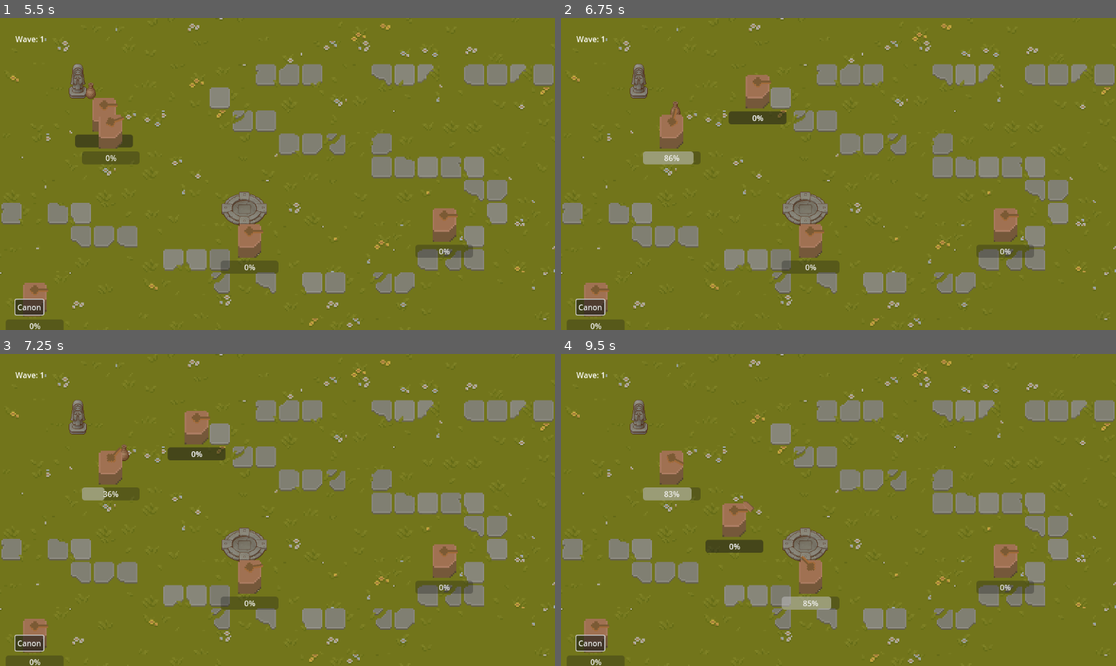
Above: before the commit, frames 1-4 (two rows, left to right).
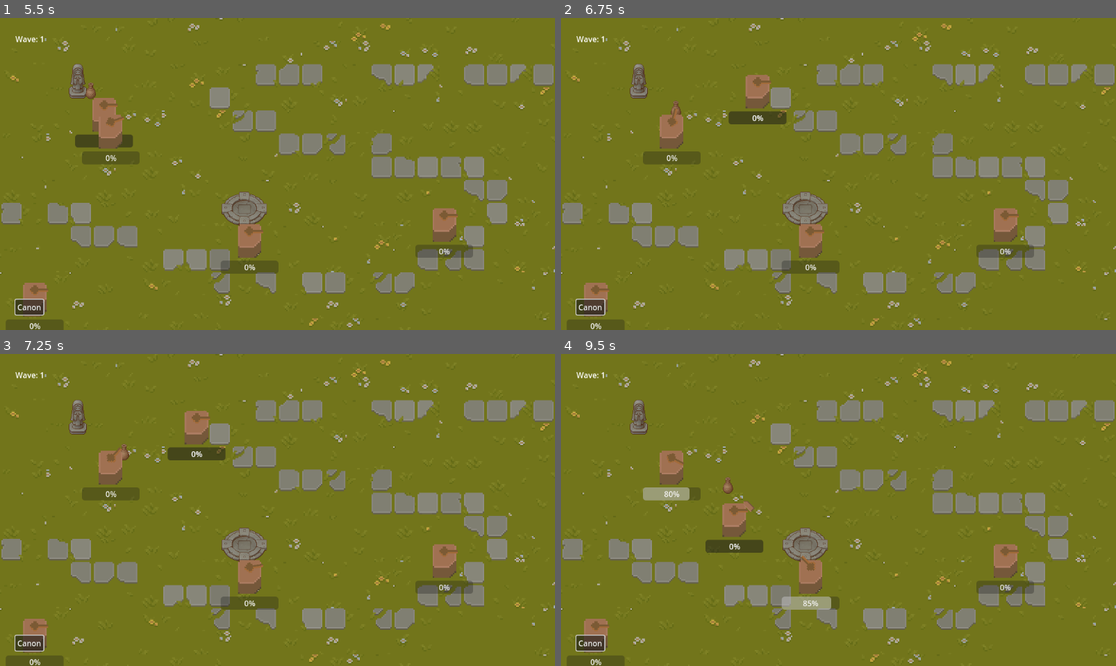
Above: after the commit, the same moments.

Repository: Kinsteen/tower-defense
Game: Godot game, scene res://Main.tscn
Two runs of this game, one before a commit and one after it. Both use one fixed random seed, a clock stepped at 60 frames per second and the inputs below.
Inputs (mouse positions are in pixels of both pictures, inside the frame that each line leads up to):
- Up to frame 1 (5.5 s): click "Play" at 0.5 s; click "Canon" at 1.25 s; click "Canon" at 2 s; click "Canon" at 2.75 s; tap Enter at 3.5, 5 s; move the mouse to (249, 236) at 3.52 s; hold Shift 3.53-4.25 s; click (249, 236) at 3.67 s; tap Space at 4.25 s; drag from (444, 220) to (33, 295) at 4.27 s; move the mouse to (111, 127) at 5.02 s; tap Ctrl at 5.1 s; click (111, 127) at 5.17 s
- Up to frame 2 (6.75 s): drag from (866, 174) to (594, 295) at 5.77 s; move the mouse to (755, 96) at 6.52 s; tap Alt at 6.6 s; click (755, 96) at 6.67 s
- Up to frame 3 (7.25 s): no input
- Up to frame 4 (9.5 s): drag from (960, 494) to (755, 422) at 7.27 s; move the mouse to (727, 525) at 8.02 s; hold Shift 8.03-8.75 s; click (727, 525) at 8.17 s; drag from (894, 441) to (733, 516) at 8.77 s

Frame 1 is identical in both runs. In frame 2, 0.4% of the frame differs, in the area x 14-24%, y 26-47%; in frame 3, 0.2%; in frame 4, 0.1%.

Commit message:
fix Enemy using local position instead of global_position to locate the goal

Diff:
--- a/prefabs/Enemy.gd
+++ b/prefabs/Enemy.gd
@@ -10,9 +10,8 @@
 
 func _physics_process(delta):
 	if GOAL:
-		var target = GOAL.position
-		var new_position = position.move_toward(target, SPEED)
-		velocity = new_position - position
+		var target = GOAL.global_position
+		velocity = global_position.direction_to(target) * SPEED
 	else:
 		velocity.x = 0
 		velocity.y = 0
